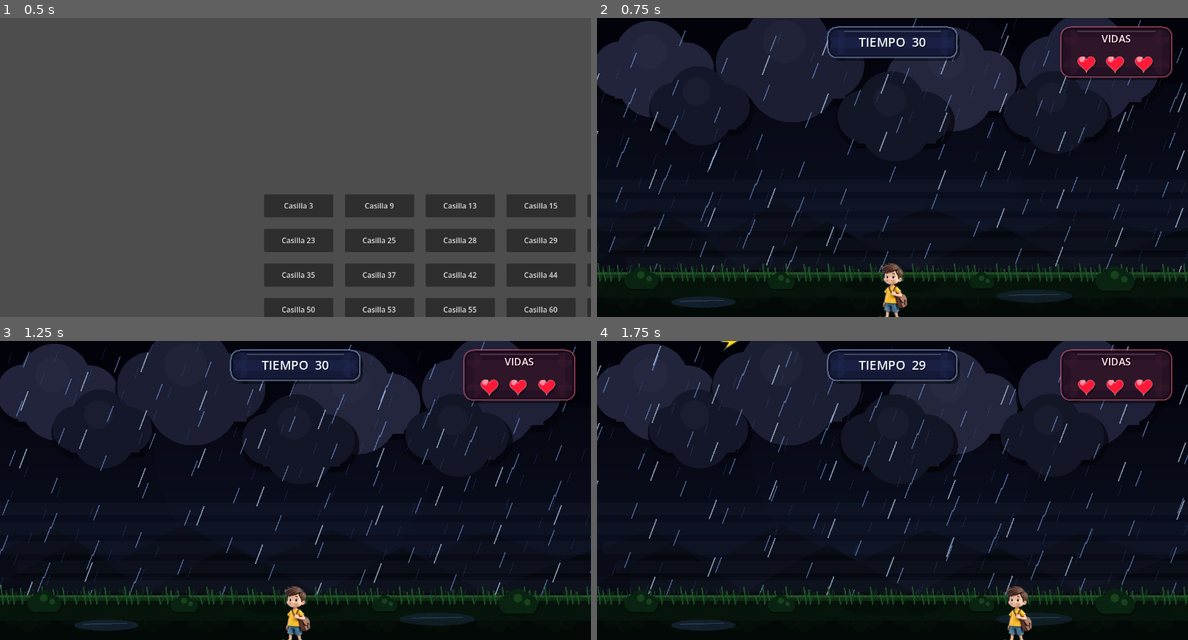
Above: before the commit, frames 1-4 (two rows, left to right).
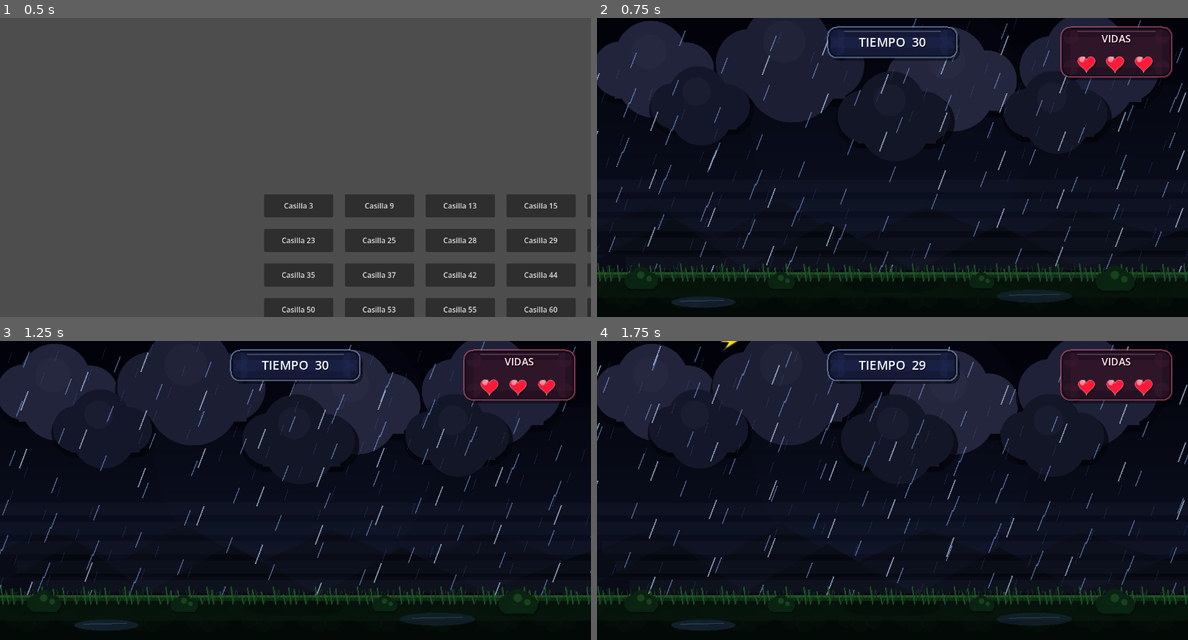
Above: after the commit, the same moments.

Repository: Dylan11092005/Minijuegos
Game: Godot game, scene res://MenuPrincipal.tscn
The game is run twice, just before and just after one commit, with the same random seed, the same clock (stepped at 60 frames per second) and the same inputs.
Inputs (mouse positions are in pixels of both pictures, inside the frame that each line leads up to):
- Up to frame 1 (0.5 s): no input
- Up to frame 2 (0.75 s): click "Casilla 13" at 0.5 s
- Up to frame 3 (1.25 s): no input
- Up to frame 4 (1.75 s): move the mouse to (1022, 475) at 1.27 s; hold Right (ui_right) from 1.28 s (still down); click (1022, 475) at 1.42 s

Frame 1 is identical in both runs. In frame 2, 0.5% of the frame differs, in the area x 47-53%, y 81-100%; in frame 3, 0.5%; in frame 4, 0.5%, in the area x 68-74%, y 81-100%.

Commit message:
mejoras del juego de rayo

Diff:
--- a/minigame_rayo/MainRayo.tscn
+++ b/minigame_rayo/MainRayo.tscn
@@ -14,7 +14,7 @@
 script = ExtResource("3_0ej5d")
 
 [node name="PlayerRayo" parent="." unique_id=1999096692 instance=ExtResource("2_07qu5")]
-position = Vector2(640, 620)
+position = Vector2(740, 620)
 
 [node name="TimerSpawnRayos" type="Timer" parent="." unique_id=921495330]
 autostart = true
--- a/minigame_rayo/PlayerRayo.tscn
+++ b/minigame_rayo/PlayerRayo.tscn
@@ -10,7 +10,6 @@
 script = ExtResource("1_08aj0")
 
 [node name="Sprite2D" type="Sprite2D" parent="." unique_id=852544817]
-scale = Vector2(0.7, 0.7)
 texture = ExtResource("2_08aj0")
 
 [node name="CollisionShape2D" type="CollisionShape2D" parent="." unique_id=1638112778]
--- a/minigame_rayo/player_rayo.gd
+++ b/minigame_rayo/player_rayo.gd
@@ -31,8 +31,8 @@
 	move_and_slide()
 
 	# Límites para pantalla 1280 x 720
-	position.x = clamp(position.x, 70, 1210)
-	position.y = 600
+	position.x = clamp(position.x, 648, 1280)
+	position.y = 848
 
 
 func recibir_daño():
